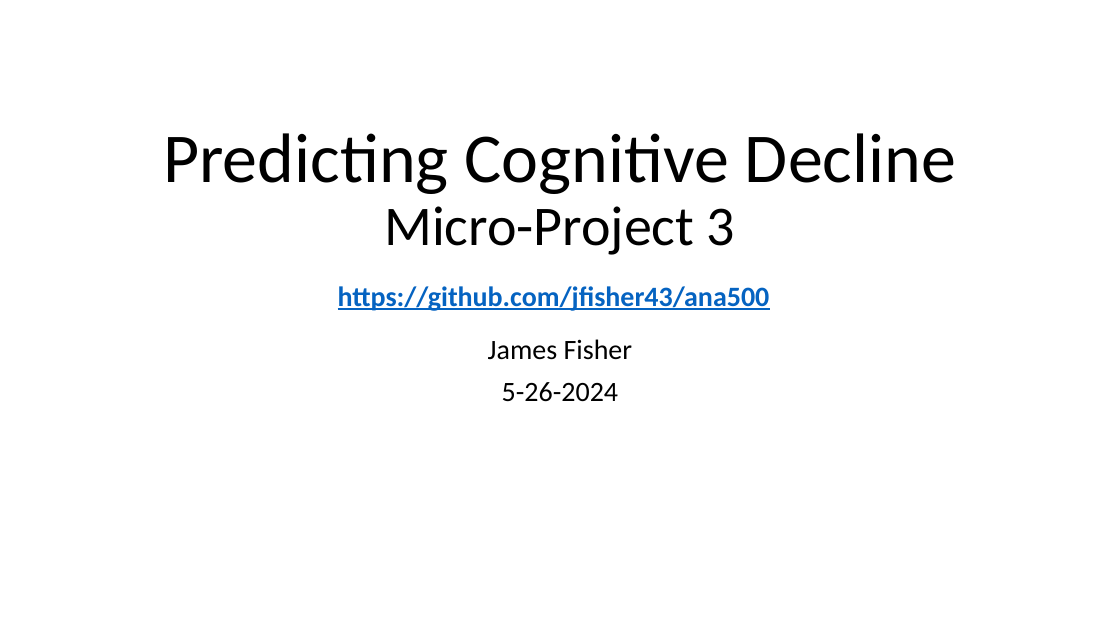
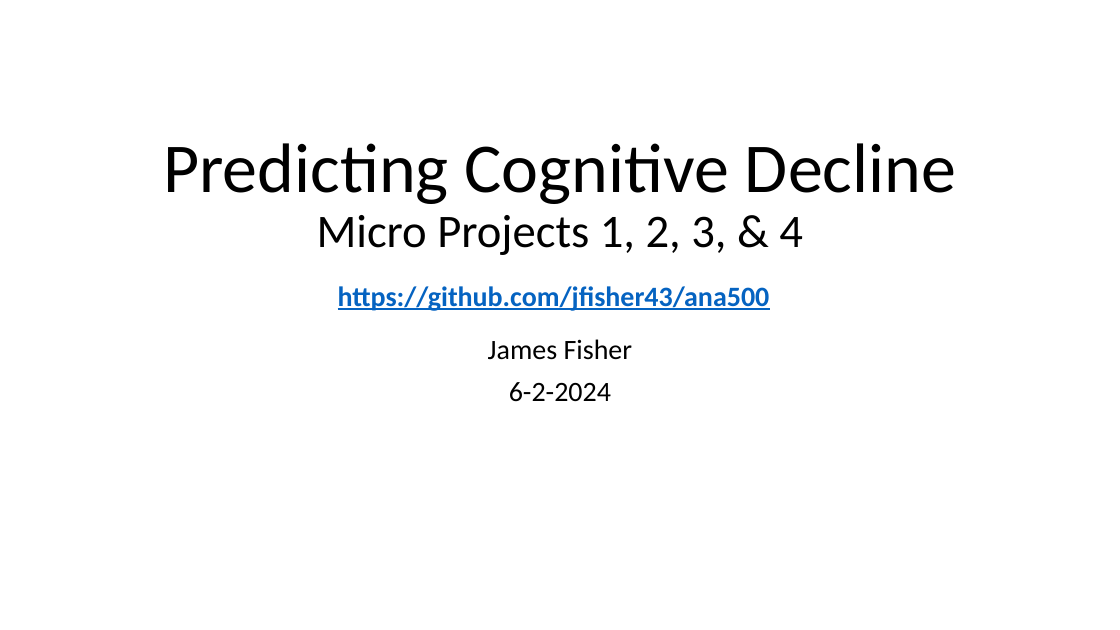
Before and after one commit to jfisher43/ana500, a slide deck: slide 1 of FisherJ_ANA500_Micro-Project_template.pptx. Drawn at 1120x630 pixels with LibreOffice and Linux fonts; fonts in the diff are those of the drawing. Boxes give left, top, right and bottom in pixels: in the first picture for what was removed or moved away, otherwise in the second. Text is boxed around its words. In the diff, an @@ line names an element or a change of style, - is before the commit and + after.

Commit message:
Project Completion
Final outputs incorporating Micro Projects 1, 2, 3, and 4

```diff
--- a/FisherJ_ANA500_Micro-Project_template.pptx
+++ b/FisherJ_ANA500_Micro-Project_template.pptx
@@ title at <box>163,143,956,311</box>: text changed @@
-Predicting Cognitive Decline
-Micro-Project 3
-https://github.com/jfisher43/ana500
+Predicting Cognitive Decline
+Micro Projects 1, 2, 3, & 4
+https://github.com/jfisher43/ana500
@@ subtitle at <box>509,382,611,402</box>: text changed @@
-5-26-2024
+6-2-2024
```
Also in this commit, not shown: 11 other slides changed, 7 slides added, 1 slide removed, 3 other files.
